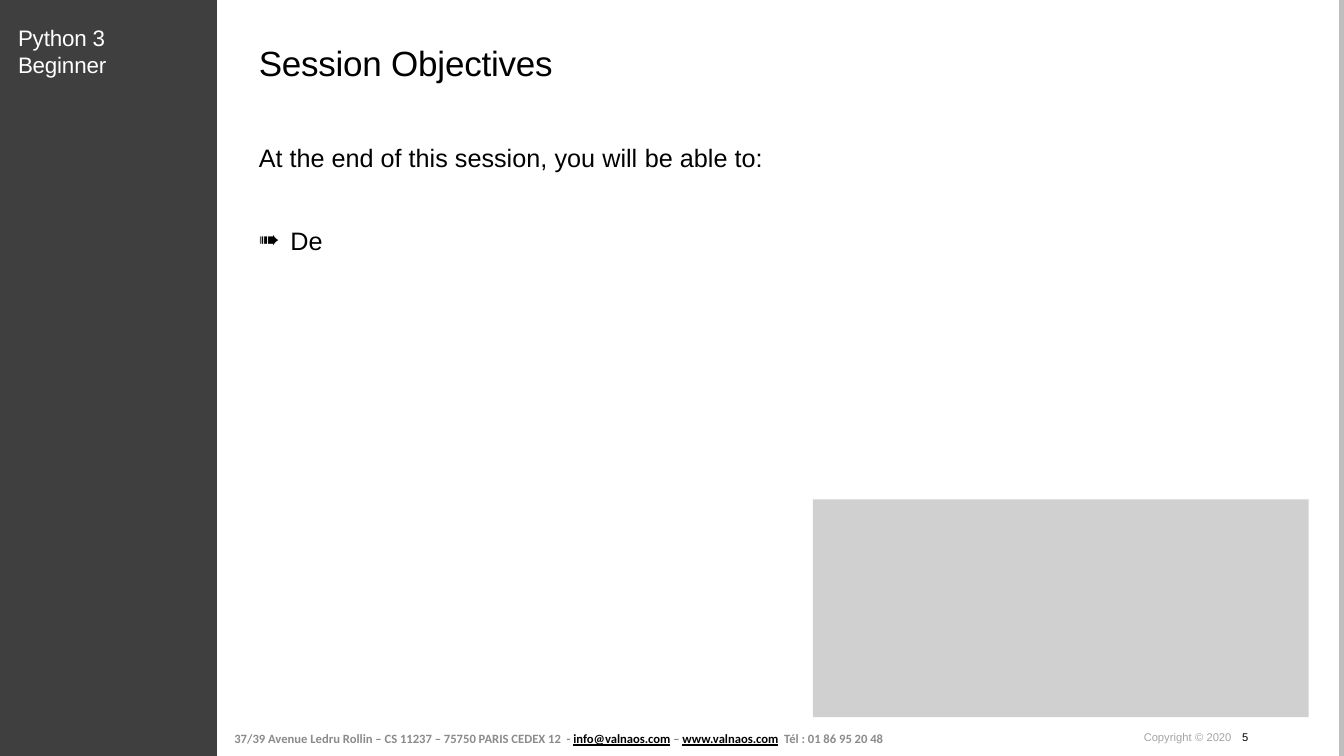
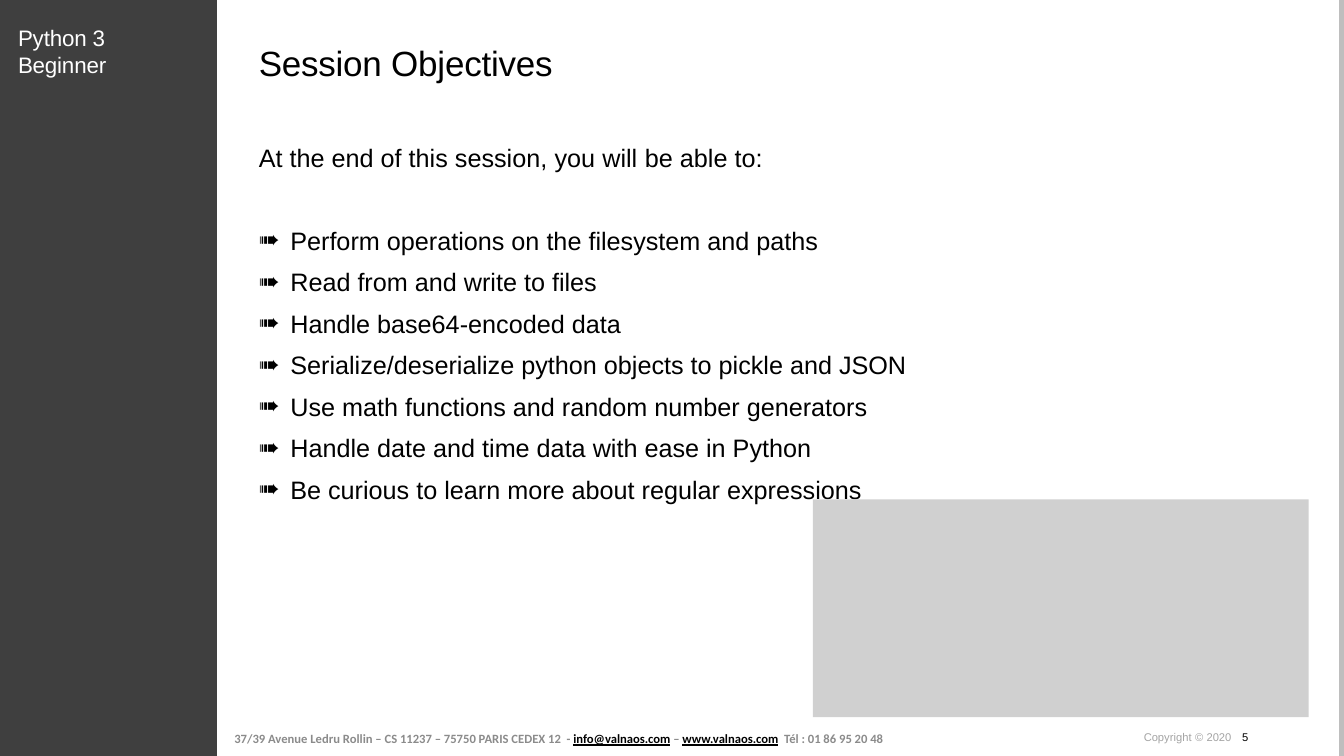
Before and after one commit to cstar-industries/python-3-beginner, a slide deck: slide 5 of 005-Python-Standard-Library/Python Standard Library - Slides.pptx. Drawn at 1344x756 pixels with LibreOffice and Linux fonts; fonts in the diff are those of the drawing; grey boxes stand for pictures; background and template pictures are left out. Boxes give left, top, right and bottom in pixels: in the first picture for what was removed or moved away, otherwise in the second. Text is boxed around its words. In the diff, an @@ line names an element or a change of style, - is before the commit and + after.

```diff
--- a/005-Python-Standard-Library/Python Standard Library - Slides.pptx
+++ b/005-Python-Standard-Library/Python Standard Library - Slides.pptx
@@ text at (290,231,906,504): text changed @@
-➠ De
+➠ Perform operations on the filesystem and paths
+➠ Read from and write to files
+➠ Handle base64-encoded data
+➠ Serialize/deserialize python objects to pickle and JSON
+➠ Use math functions and random number generators
+➠ Handle date and time data with ease in Python
+➠ Be curious to learn more about regular expressions
```
Also in this commit, not shown: 3 other slides changed, 29 slides added, 1 slide removed, 1 other file.
